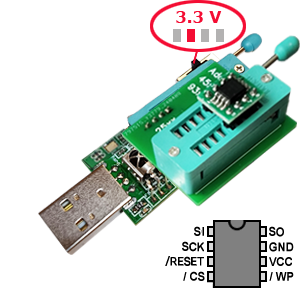
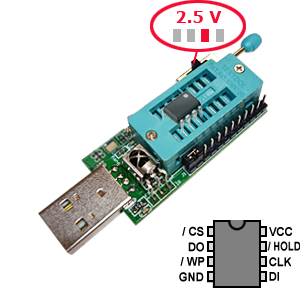
Layers edited between the first and the second 300×297 image:
showed "SPI" over [155, 84, 211, 143]
hid "pinout_45" over [165, 226, 294, 281]
showed "pinout_25" over [179, 226, 300, 282]
hid "45-adapter" over [121, 35, 300, 207]
added layer "voltage 2.5" above "voltage 3.3" over [176, 11, 203, 23]
hid "voltage 3.3" over [176, 11, 203, 23]
added layer "Voltage switch 2.5" above "Voltage switch 3.3" over [176, 11, 220, 64]
hid "Voltage switch 3.3" over [176, 11, 220, 64]
